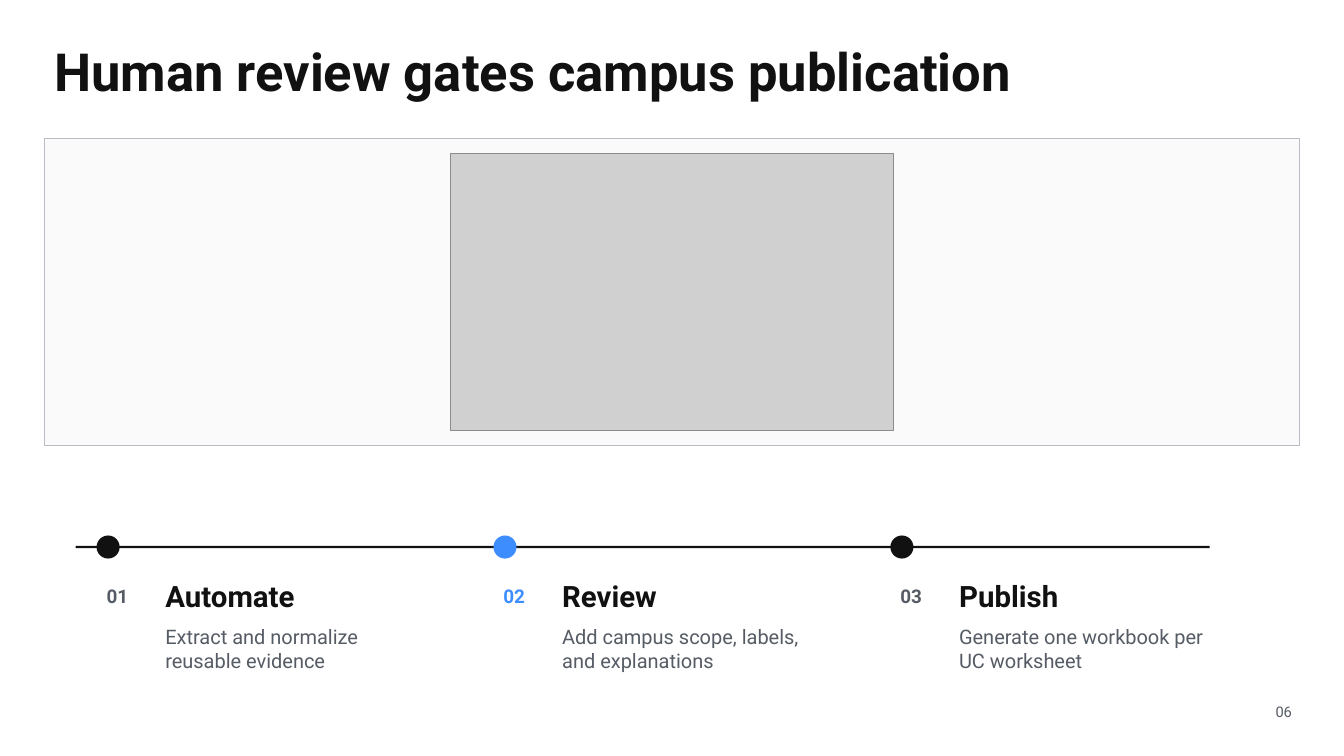
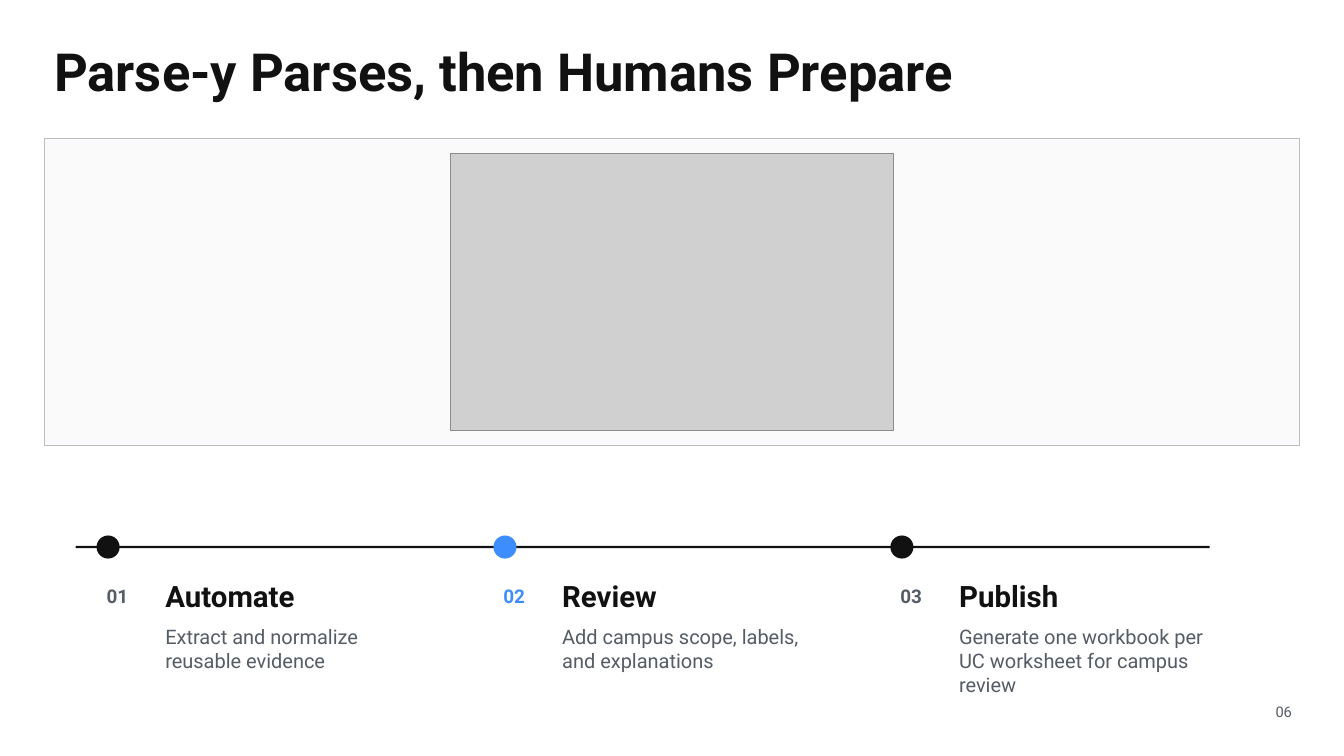
Before and after one commit to kristenchua-commits/alma-analytics-catalog-file-parser-project, a slide deck: slide 11 of documentation/presentations/alma-analytics-catalog-file-parser-overview.pptx (slide 6 before the commit). Drawn at 1344x756 pixels with LibreOffice and Linux fonts; fonts in the diff are those of the drawing; grey boxes stand for pictures. Boxes give left, top, right and bottom in pixels: in the first picture for what was removed or moved away, otherwise in the second. Text is boxed around its words. In the diff, an @@ line names an element or a change of style, - is before the commit and + after.

Commit message:
parser project presentation - "parsey and the pipelines"

```diff
--- a/documentation/presentations/alma-analytics-catalog-file-parser-overview.pptx
+++ b/documentation/presentations/alma-analytics-catalog-file-parser-overview.pptx
@@ text at [54, 51, 953, 103]: text changed @@
-Human review gates campus publication
+Parse-y Parses, then Humans Prepare
@@ text at [959, 629, 1203, 692]: text changed @@
-Generate one workbook per UC worksheet
+Generate one workbook per UC worksheet for campus review
```
Also in this commit, not shown: 6 other slides changed, 5 slides added, 3 other files.
